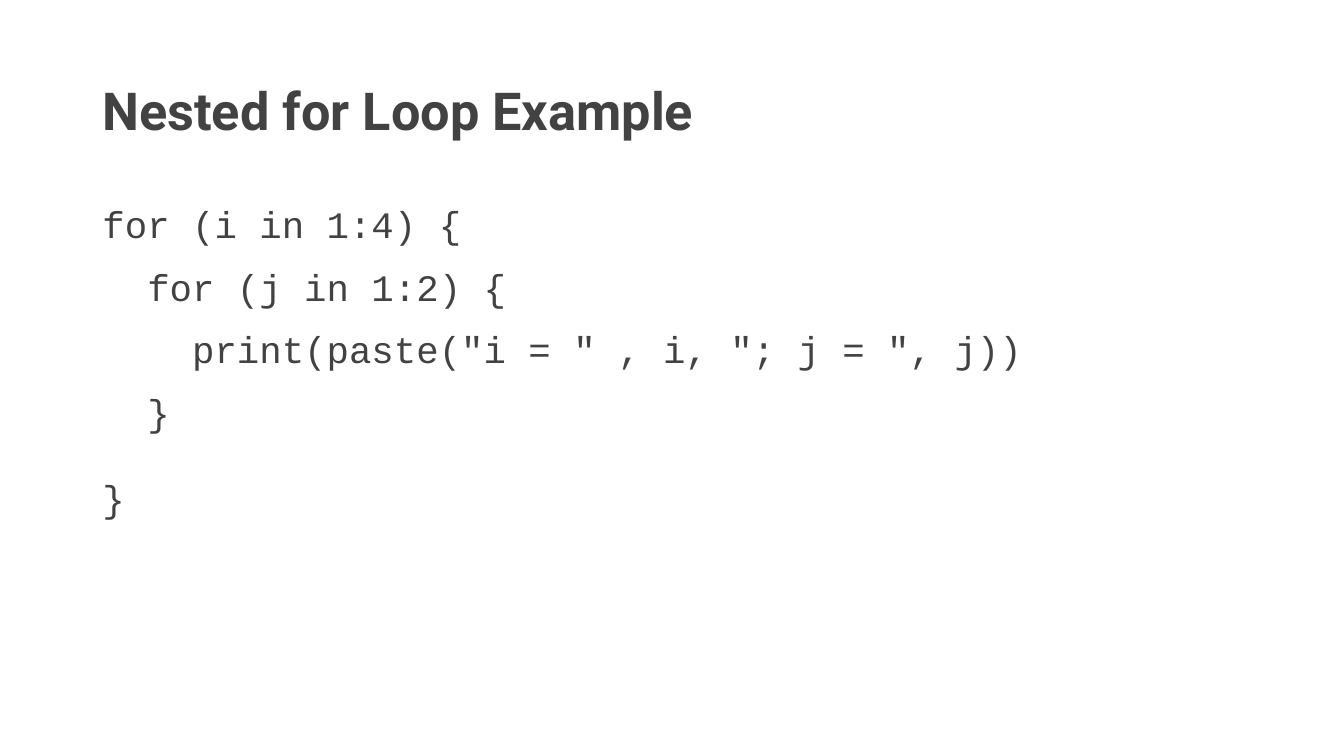
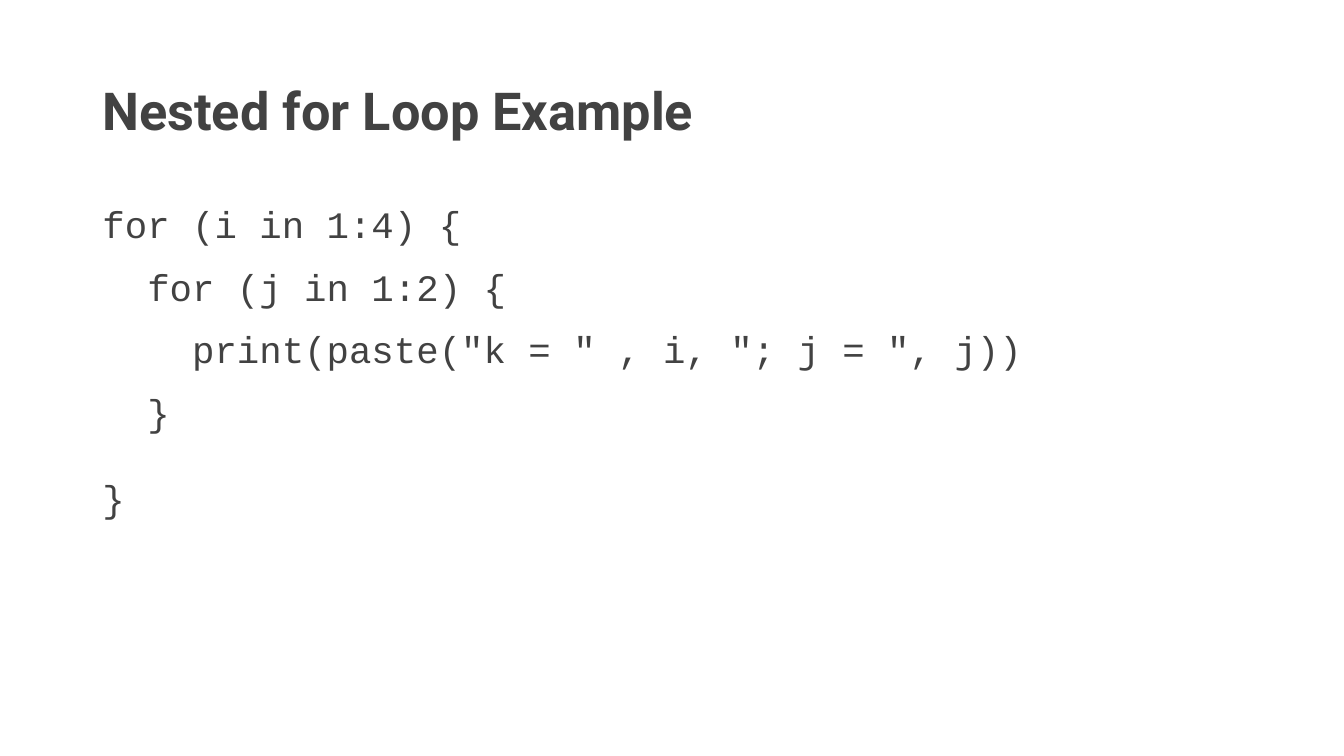
Before and after one commit to AN08622/Team3-Project, a slide deck: slide 11 of Team 3-Machine Learning For Loops Presentation.pptx. Drawn at 1344x756 pixels with LibreOffice and Linux fonts; fonts in the diff are those of the drawing. Boxes give left, top, right and bottom in pixels: in the first picture for what was removed or moved away, otherwise in the second. Text is boxed around its words. In the diff, an @@ line names an element or a change of style, - is before the commit and + after.

```diff
--- a/Team 3-Machine Learning For Loops Presentation.pptx
+++ b/Team 3-Machine Learning For Loops Presentation.pptx
@@ text at bbox=[192, 337, 1022, 371]: text changed @@
-print(paste("i = " , i, "; j = ", j))
+print(paste("k = " , i, "; j = ", j))
```
Also in this commit, not shown: 1 other slide changed.
